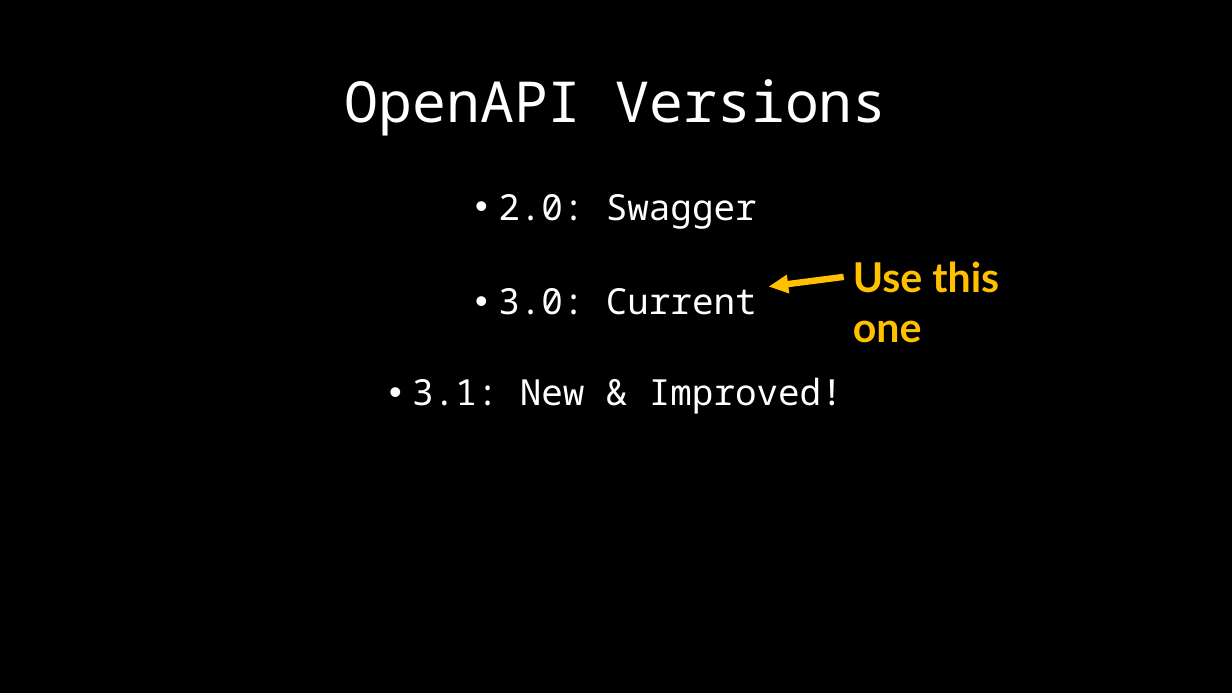
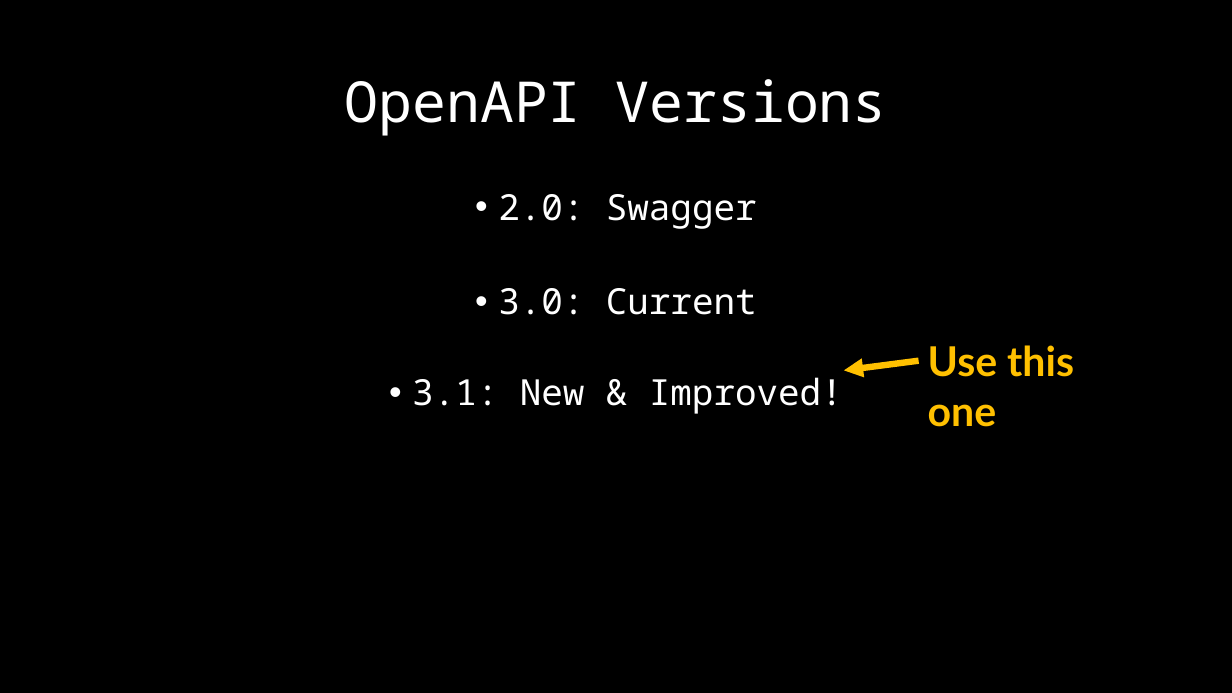
Before and after one commit to RendleLabs/BuildStuff2023, a slide deck: slide 6 of OpenAPI.pptx. Drawn at 1232x693 pixels with LibreOffice and Linux fonts; fonts in the diff are those of the drawing. Boxes give left, top, right and bottom in pixels: in the first picture for what was removed or moved away, otherwise in the second. Text is boxed around its words. In the diff, an @@ line names an element or a change of style, - is before the commit and + after.

Commit message:
Post-talk

```diff
--- a/OpenAPI.pptx
+++ b/OpenAPI.pptx
@@ text "Use this one" moved from (x1=853, y1=261, x2=999, y2=343) to (x1=928, y1=345, x2=1074, y2=427) @@
@@ arrow moved from (844, 277) - (769, 287) to (919, 360) - (844, 371) @@
```
Also in this commit, not shown: 2 other files.
